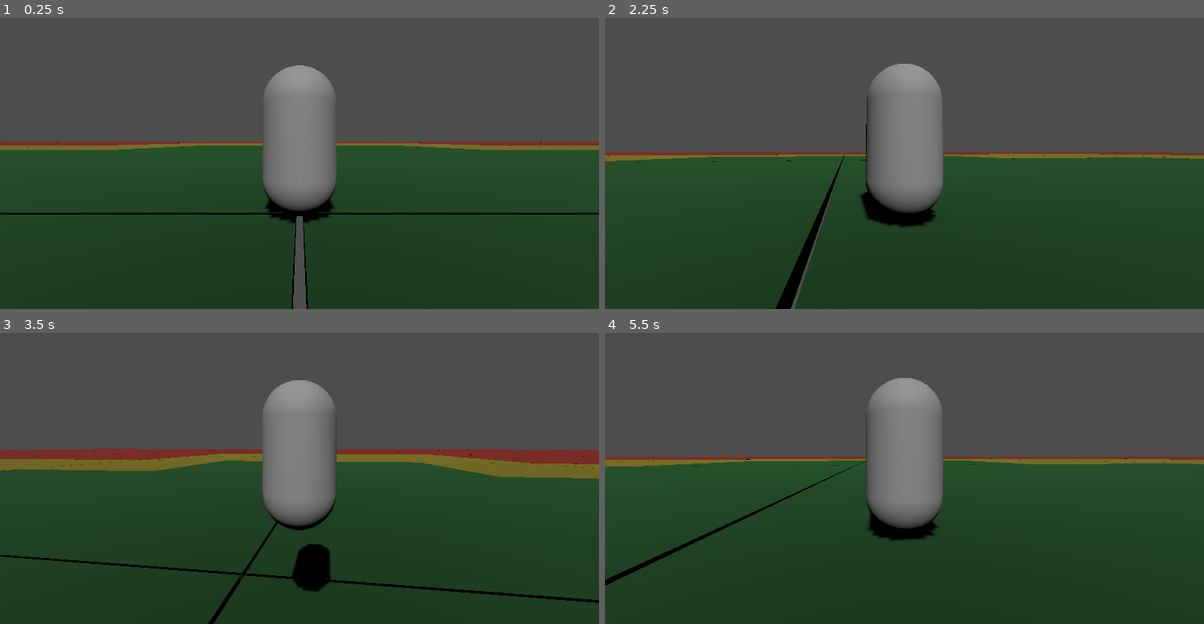
Above: before the commit, frames 1-4 (two rows, left to right).
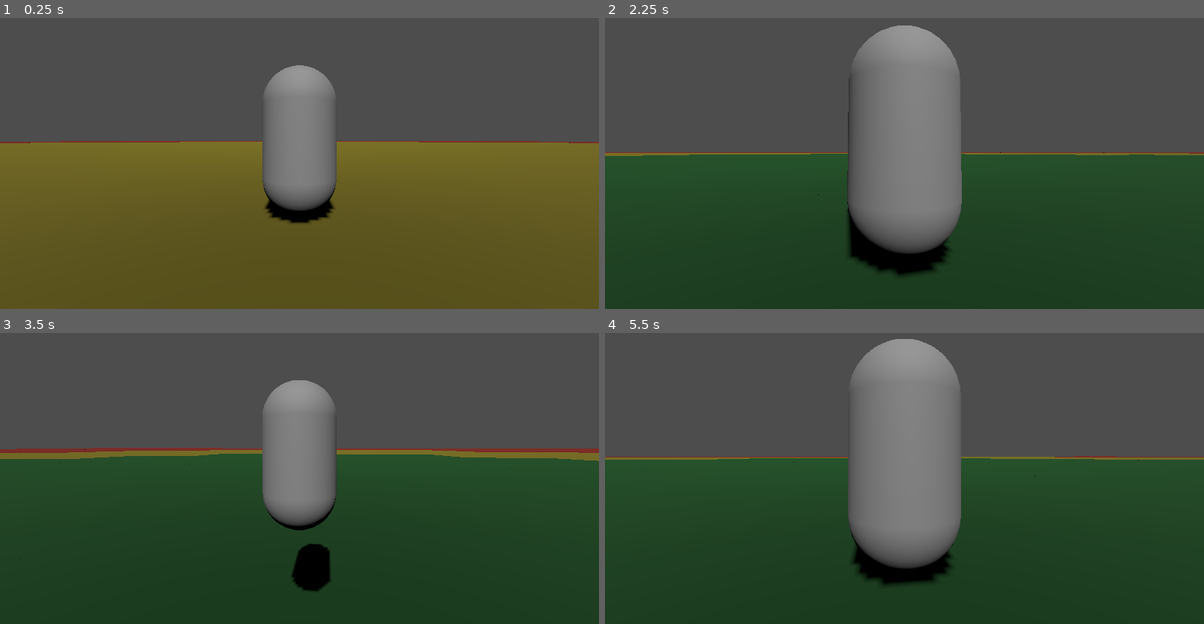
Above: after the commit, the same moments.

Repository: xwilson03/OpenWorldTest
Game: Godot game, scene res://scenes/root.tscn
Two runs of this game, one before a commit and one after it. Both use one fixed random seed, a clock stepped at 60 frames per second and the inputs below.
Inputs (mouse positions are in pixels of both pictures, inside the frame that each line leads up to):
- Up to frame 1 (0.25 s): no input
- Up to frame 2 (2.25 s): tap Enter at 0.5 s; move the mouse to (934, 140) at 0.52 s; hold W (move_forward) from 0.53 s (still down); tap Mouse wheel up (zoom_in) at 0.6, 2.1 s; tap Space (jump) at 0.77, 1.52 s; move the mouse to (874, 143) at 1.27 s; tap Mouse wheel down (zoom_out) at 1.35 s; move the mouse to (916, 134) at 2.02 s
- Up to frame 3 (3.5 s): keep holding W (move_forward); move the mouse to (293, 461) at 2.77 s; tap Mouse wheel down (zoom_out) at 2.85 s; tap Space (jump) at 3.02 s
- Up to frame 4 (5.5 s): keep holding W (move_forward); move the mouse to (946, 461) at 3.52 s; tap Mouse wheel up (zoom_in) at 3.6, 5.1 s; tap Space (jump) at 3.77, 4.52 s; move the mouse to (856, 452) at 4.27 s; tap Mouse wheel down (zoom_out) at 4.35 s; move the mouse to (910, 455) at 5.02 s

The runs differ from the first frame. In frame 1, 53% of the frame differs, in the area x 0-100%, y 42-100%; in frame 2, 11%; in frame 3, 6.6%; in frame 4, 11%.

Commit message:
increases world size and zoom speed

Diff:
--- a/scenes/root.tscn
+++ b/scenes/root.tscn
@@ -16,12 +16,13 @@
 [node name="OrbitCamera" parent="Player" instance=ExtResource("4_n1aw2")]
 transform = Transform3D(1, 0, 0, 0, 1, 0, 0, 0, 1, 0, 1, 0)
 max_follow_distance = 200.0
+distance_per_scroll = 1.0
 
 [node name="World" type="Node3D" parent="."]
 script = ExtResource("4_yaodl")
-world_radius = 6
-chunk_size = 40.1
-lod_ranges = Array[int]([-1, 40, 80])
+world_radius = 8
+chunk_size = 40.0
+lod_ranges = Array[int]([-1, 80, 160])
 
 [node name="DirectionalLight3D" type="DirectionalLight3D" parent="World"]
 transform = Transform3D(1, 0, 0, 0, 0.707107, 0.707107, 0, -0.707107, 0.707107, 0, 20, 0)
